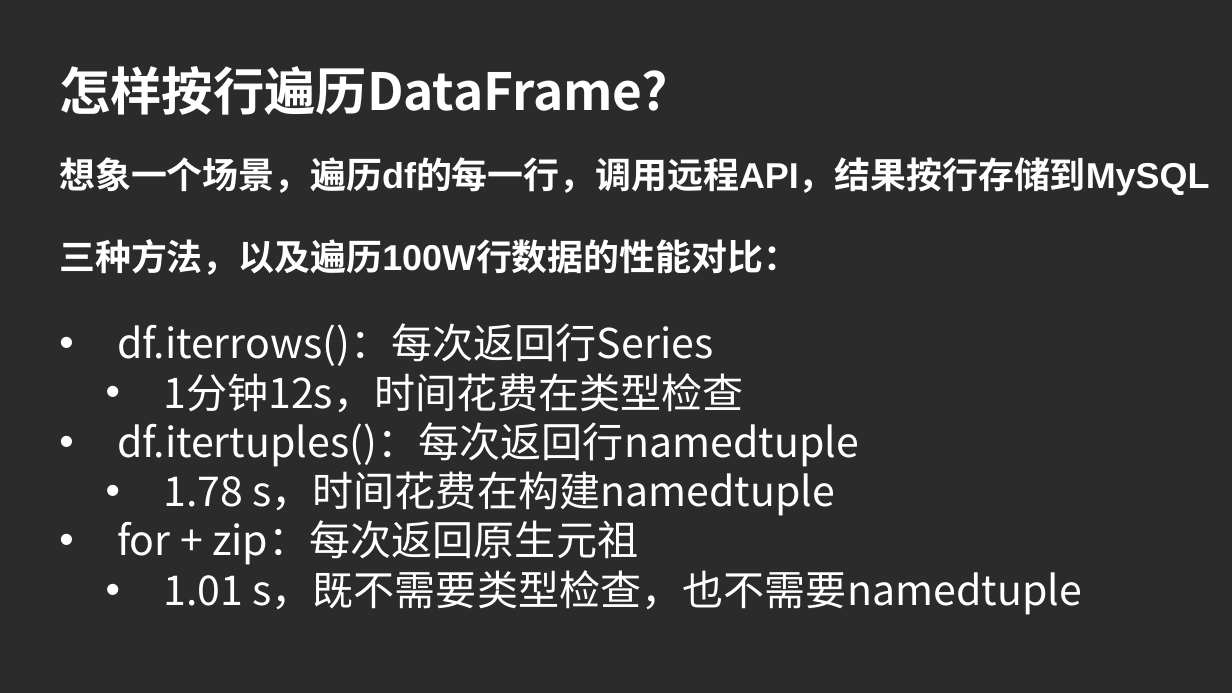
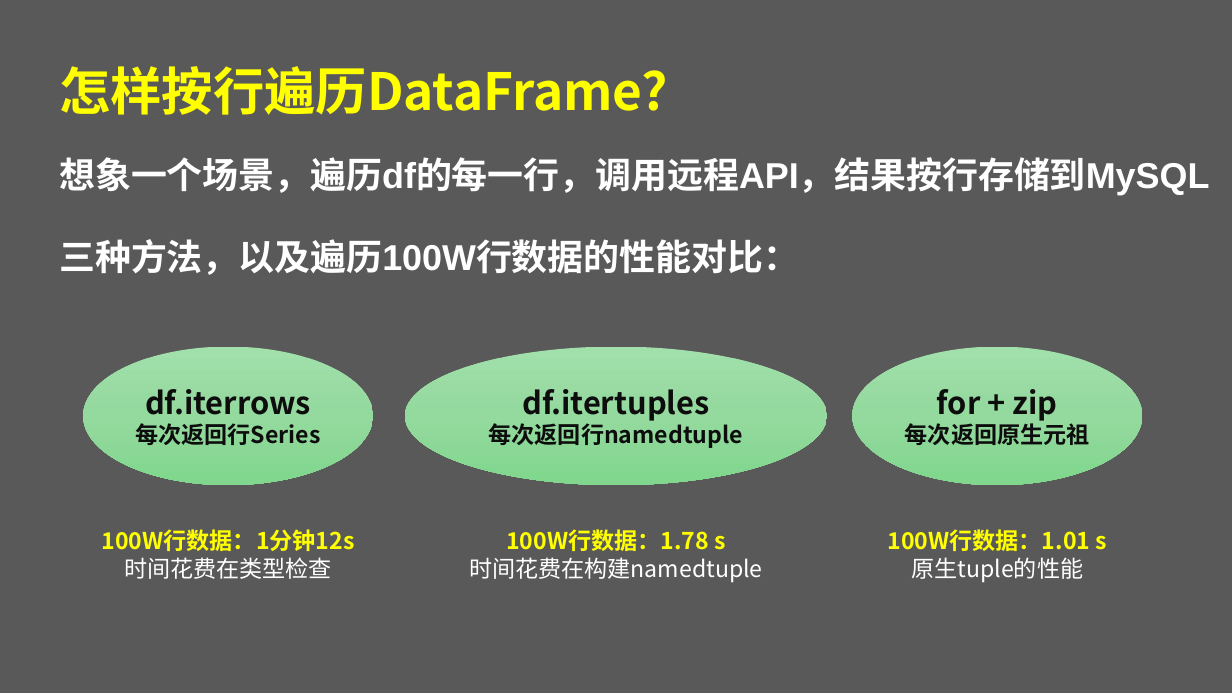
Before and after one commit to peiss/ant-learn-pandas, a slide deck: slide 68 of Python使用Pandas入门数据分析.pptx (slide 69 before the commit). Drawn at 1232x693 pixels with LibreOffice and Linux fonts; fonts in the diff are those of the drawing; background and template pictures are left out; a plain dark background stands for a picture behind light text. Boxes give left, top, right and bottom in pixels: in the first picture for what was removed or moved away, otherwise in the second. Text is boxed around its words. In the diff, an @@ line names an element or a change of style, - is before the commit and + after.

Commit message:
'xx'

```diff
--- a/Python使用Pandas入门数据分析.pptx
+++ b/Python使用Pandas入门数据分析.pptx
@@ background picture (left out) to #595959 @@
@@ text "怎样按行遍历DataFrame?" at bbox=[59, 66, 668, 115]: text colour #FFFFFF to #FFFF00 @@
@@ text removed at bbox=[117, 323, 1082, 615] @@
-• df.iterrows()：每次返回行Series
-  • 1分钟12s，时间花费在类型检查
-• df.itertuples()：每次返回行namedtuple
-  • 1.78 s，时间花费在构建namedtuple
-• for + zip：每次返回原生元祖
-  • 1.01 s，既不需要类型检查，也不需要namedtuple
@@ ellipse added at bbox=[83, 347, 373, 485], fill gradient #A2E0AB to #94D99F to #80D88E, 24 pt, text #0D0D0D, bold @@
+df.iterrows
+每次返回行Series
@@ ellipse added at bbox=[405, 347, 827, 485], fill gradient #A2E0AB to #94D99F to #80D88E, 18 pt, text #0D0D0D, bold @@
+df.itertuples
+每次返回行namedtuple
@@ ellipse added at bbox=[852, 347, 1142, 485], fill gradient #A2E0AB to #94D99F to #80D88E, 18 pt, text #0D0D0D, bold @@
+for + zip
+每次返回原生元祖
@@ text added at bbox=[102, 529, 355, 579], 18 pt, text #FFFF00, bold @@
+100W行数据：1分钟12s
+时间花费在类型检查
@@ text added at bbox=[469, 529, 763, 583], 18 pt, text #FFFFFF @@
+100W行数据：1.78 s
+时间花费在构建namedtuple
@@ text added at bbox=[888, 529, 1107, 583], 18 pt, text #FFFF00, bold @@
+100W行数据：1.01 s
+原生tuple的性能
```
Also in this commit, not shown: 1 slide added, 2 slides removed.
